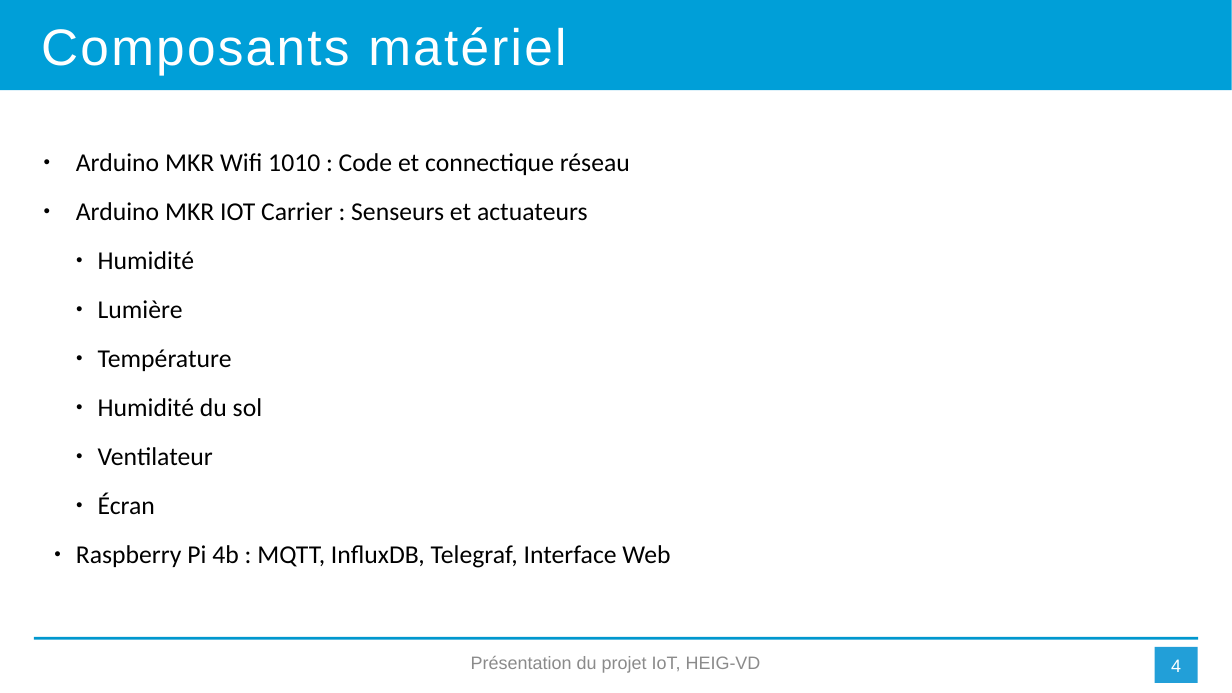
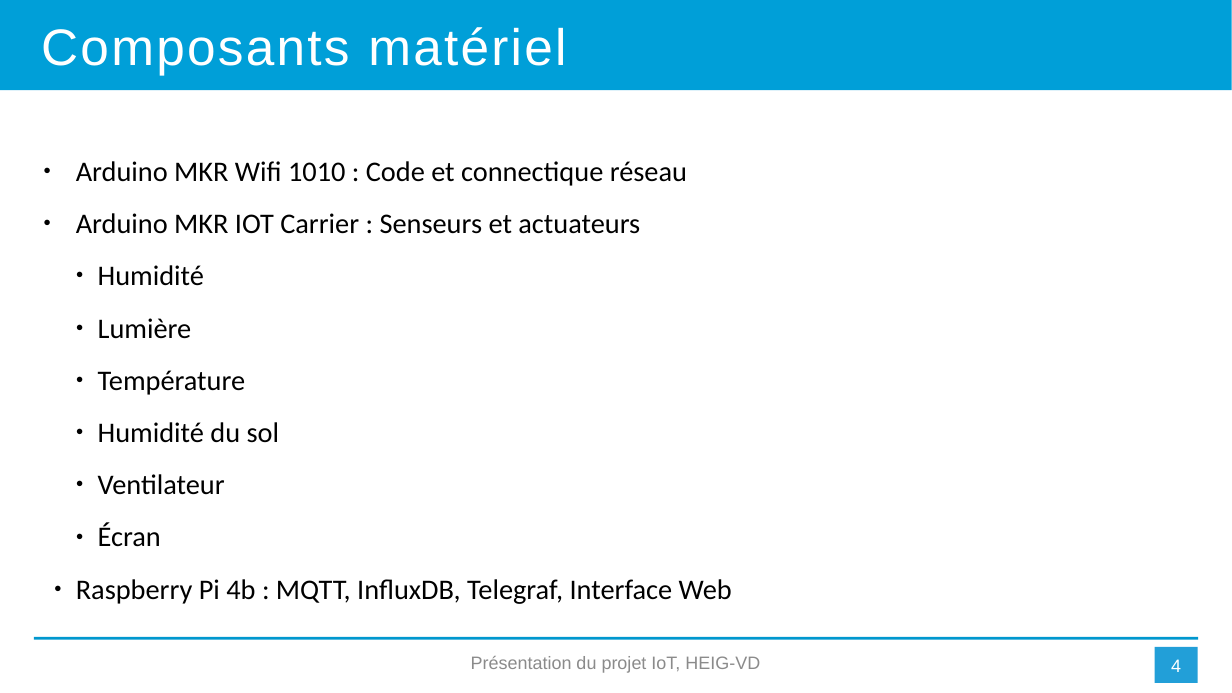
Before and after one commit to MehSalhi/IOT-Project, a slide deck: slide 4 of IOT_projet_final_CokeMbayoSalhi.pptx. Drawn at 1232x693 pixels with LibreOffice and Linux fonts; fonts in the diff are those of the drawing. Boxes give left, top, right and bottom in pixels: in the first picture for what was removed or moved away, otherwise in the second. Text is boxed around its words. In the diff, an @@ line names an element or a change of style, - is before the commit and + after.

```diff
--- a/IOT_projet_final_CokeMbayoSalhi.pptx
+++ b/IOT_projet_final_CokeMbayoSalhi.pptx
@@ text "Arduino MKR Wifi 1010 : ..." at (x1=76, y1=161, x2=732, y2=604): size 20 to 22.1 pt @@
```
Also in this commit, not shown: 4 other slides changed, 3 other files.
